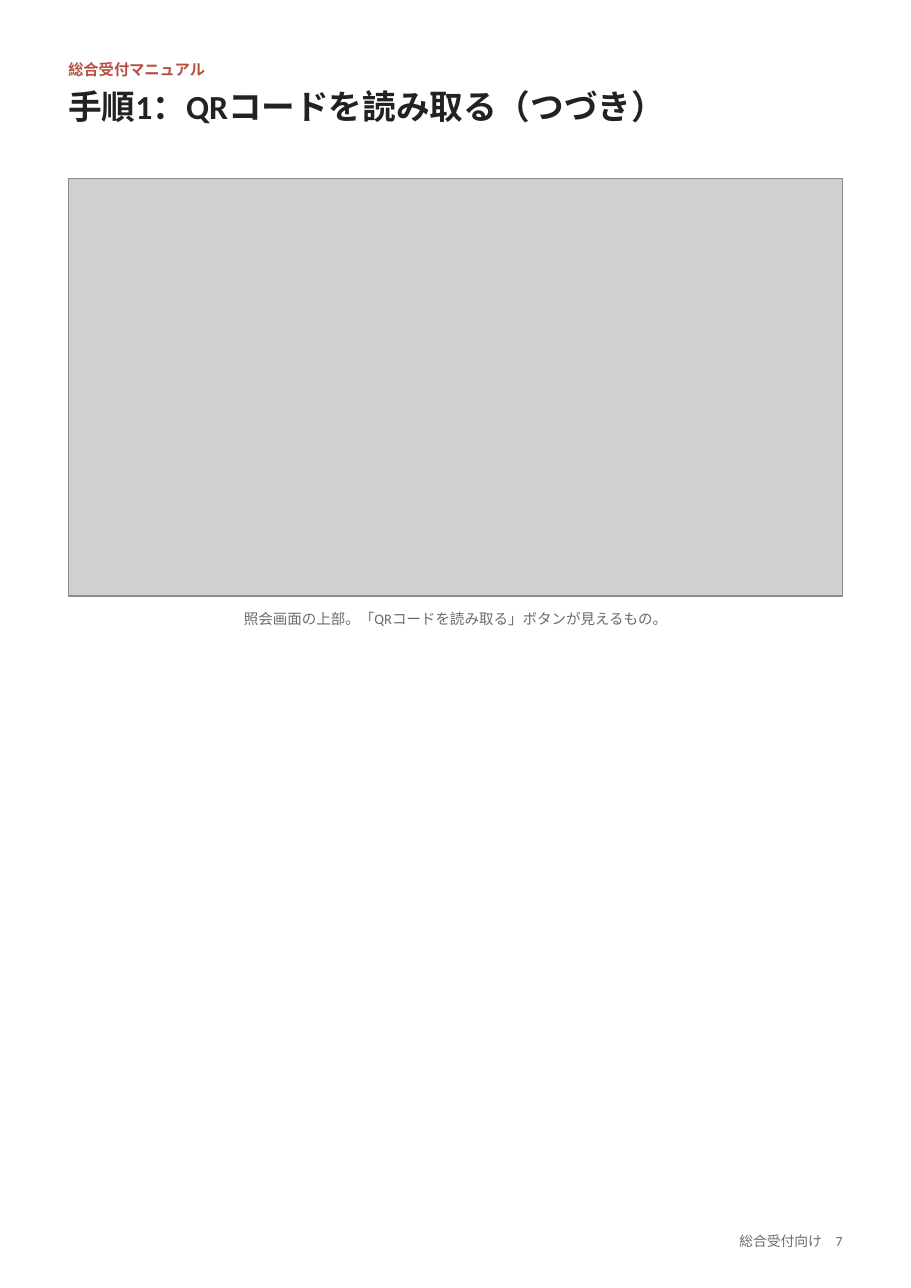
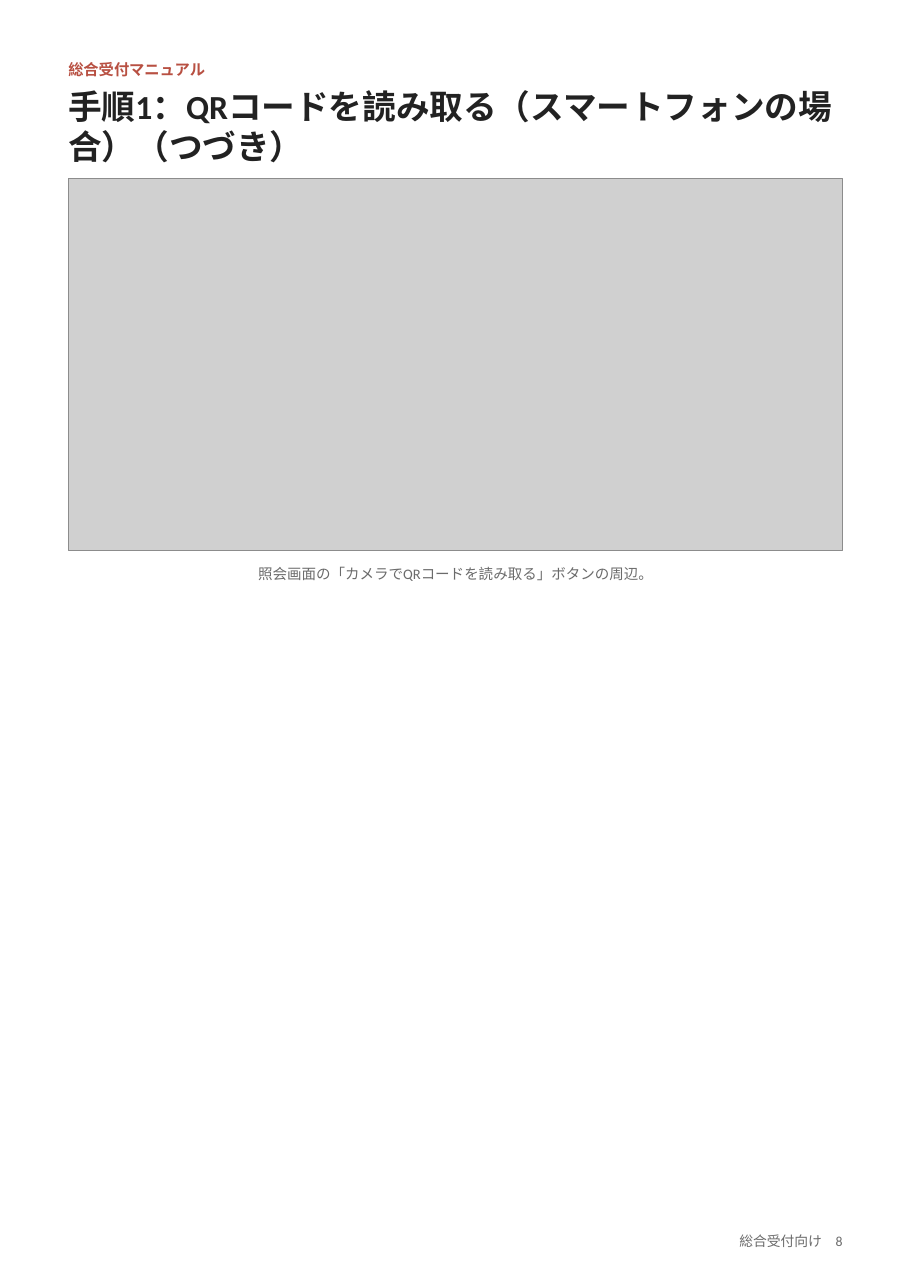
Before and after one commit to nisplus/enque, a slide deck: slide 8 of docs/manual-reception.pptx (slide 7 before the commit). Drawn at 911x1288 pixels with LibreOffice and Linux fonts; fonts in the diff are those of the drawing; grey boxes stand for pictures. Boxes give left, top, right and bottom in pixels: in the first picture for what was removed or moved away, otherwise in the second. Text is boxed around its words. In the diff, an @@ line names an element or a change of style, - is before the commit and + after.

```diff
--- a/docs/manual-reception.pptx
+++ b/docs/manual-reception.pptx
@@ text at bbox=[68, 90, 832, 163]: text changed @@
-手順1：QRコードを読み取る（つづき）
+手順1：QRコードを読み取る（スマートフォンの場合）（つづき）
@@ picture: place and size @@
-picture at bbox=[68, 178, 843, 596]
+picture at bbox=[68, 178, 843, 551]
@@ text at bbox=[258, 566, 653, 581]: text changed @@
-照会画面の上部。「QRコードを読み取る」ボタンが見えるもの。
+照会画面の「カメラでQRコードを読み取る」ボタンの周辺。
@@ text at bbox=[739, 1234, 843, 1247]: text changed @@
-総合受付向け 7
+総合受付向け 8
```
Also in this commit, not shown: 10 other slides changed, 1 slide added, 10 other files.
